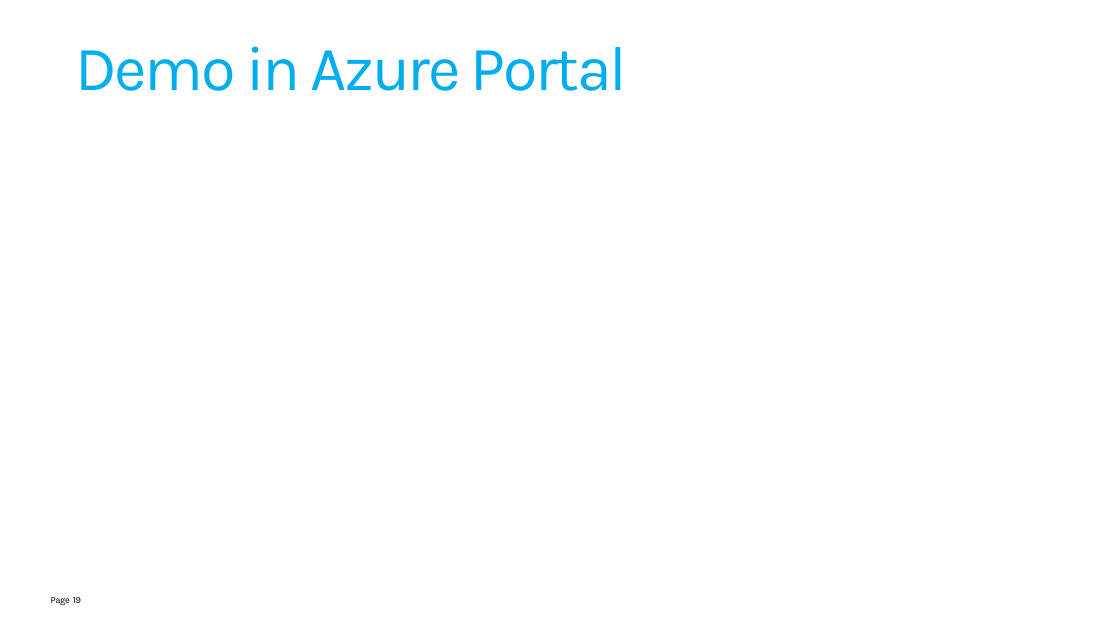
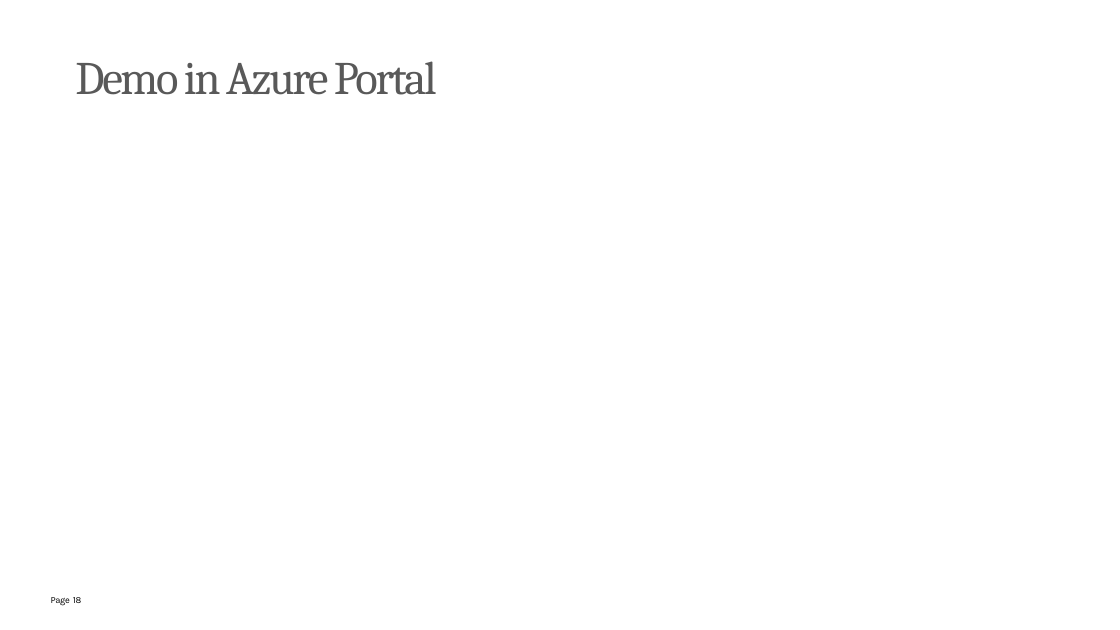
Before and after one commit to mehdikhaleghian/StudyNotes, a slide deck: slide 18 of Azure Functions.pptx (slide 19 before the commit). Drawn at 1120x630 pixels with LibreOffice and Linux fonts; fonts in the diff are those of the drawing; background and template pictures are left out. Boxes give left, top, right and bottom in pixels: in the first picture for what was removed or moved away, otherwise in the second. Text is boxed around its words. In the diff, an @@ line names an element or a change of style, - is before the commit and + after.

```diff
--- a/Azure Functions.pptx
+++ b/Azure Functions.pptx
@@ text "Demo in Azure Portal" at (75,61,437,95): size 54 to 40 pt, font Karla to Cambria, text colour #00AEEF to #595959 @@
@@ page number at (73,597,81,603): text changed @@
-19
+18
```
Also in this commit, not shown: 6 other slides changed, 4 slides added, 10 slides removed, 4 other files.
